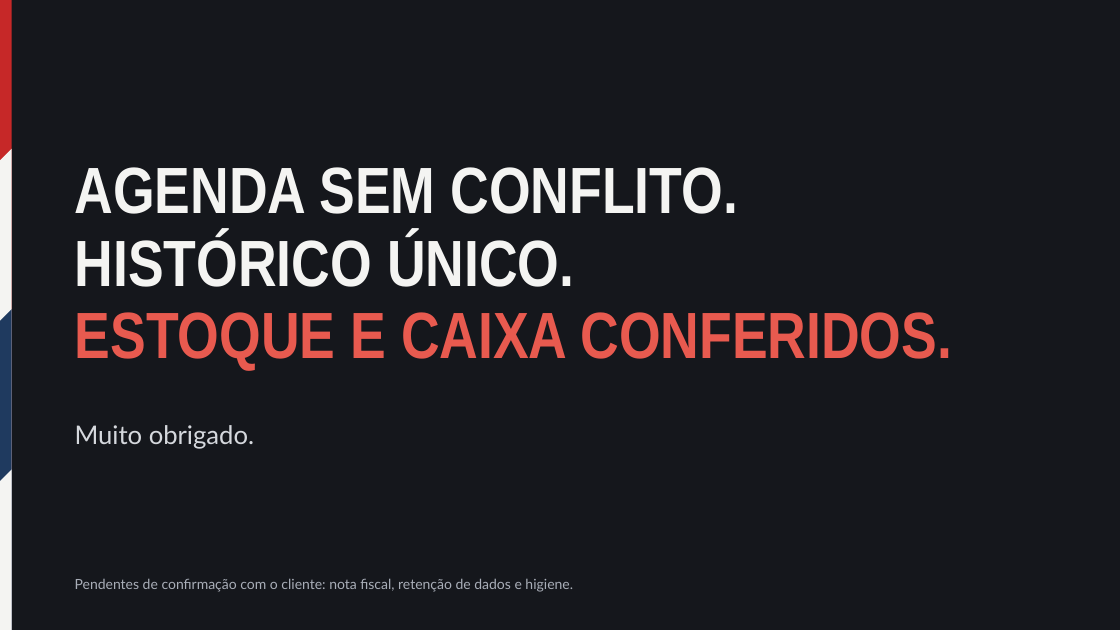
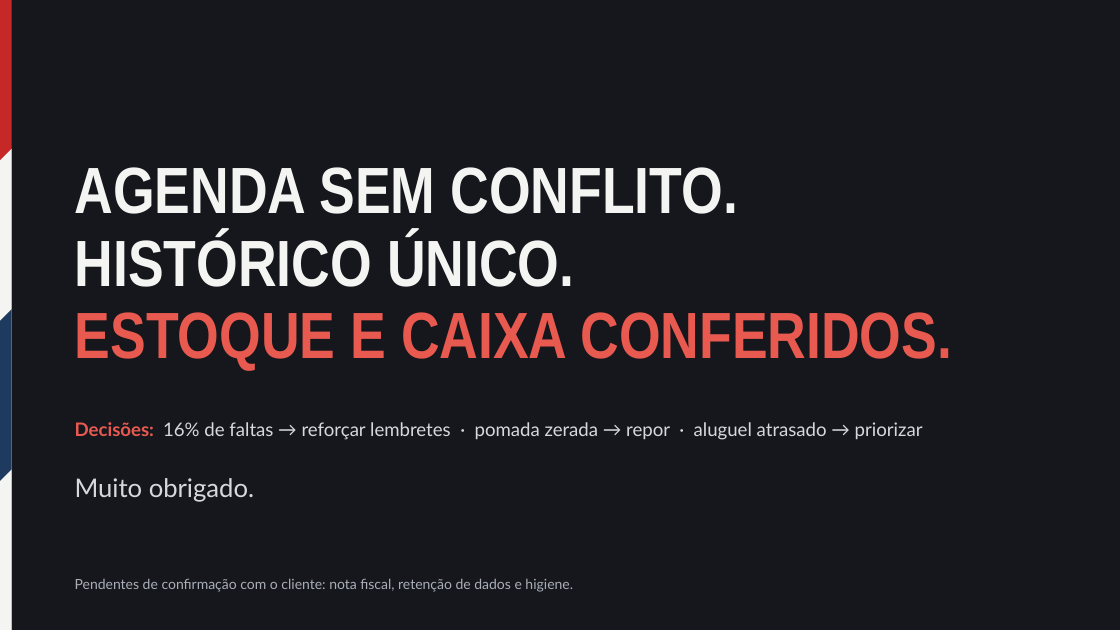
Before and after one commit to gustavofjose/BarbeariaTheFamily, a slide deck: slide 17 of docs/slides.pptx. Drawn at 1120x630 pixels with LibreOffice and Linux fonts; fonts in the diff are those of the drawing. Boxes give left, top, right and bottom in pixels: in the first picture for what was removed or moved away, otherwise in the second. Text is boxed around its words. In the diff, an @@ line names an element or a change of style, - is before the commit and + after.

Commit message:
fix: slides atualizados com PN, KPIs, resultados das consultas e decisões

```diff
--- a/docs/slides.pptx
+++ b/docs/slides.pptx
@@ text added at <box>75,422,923,440</box>, 16 pt, text #D5D8DD @@
+Decisões: 16% de faltas → reforçar lembretes · pomada zerada → repor · aluguel atrasado → priorizar
@@ text "Muito obrigado.": place and size @@
-text "Muito obrigado." at <box>75,425,254,449</box>
+text "Muito obrigado." at <box>75,478,254,502</box>
```
Also in this commit, not shown: 5 other slides changed.
